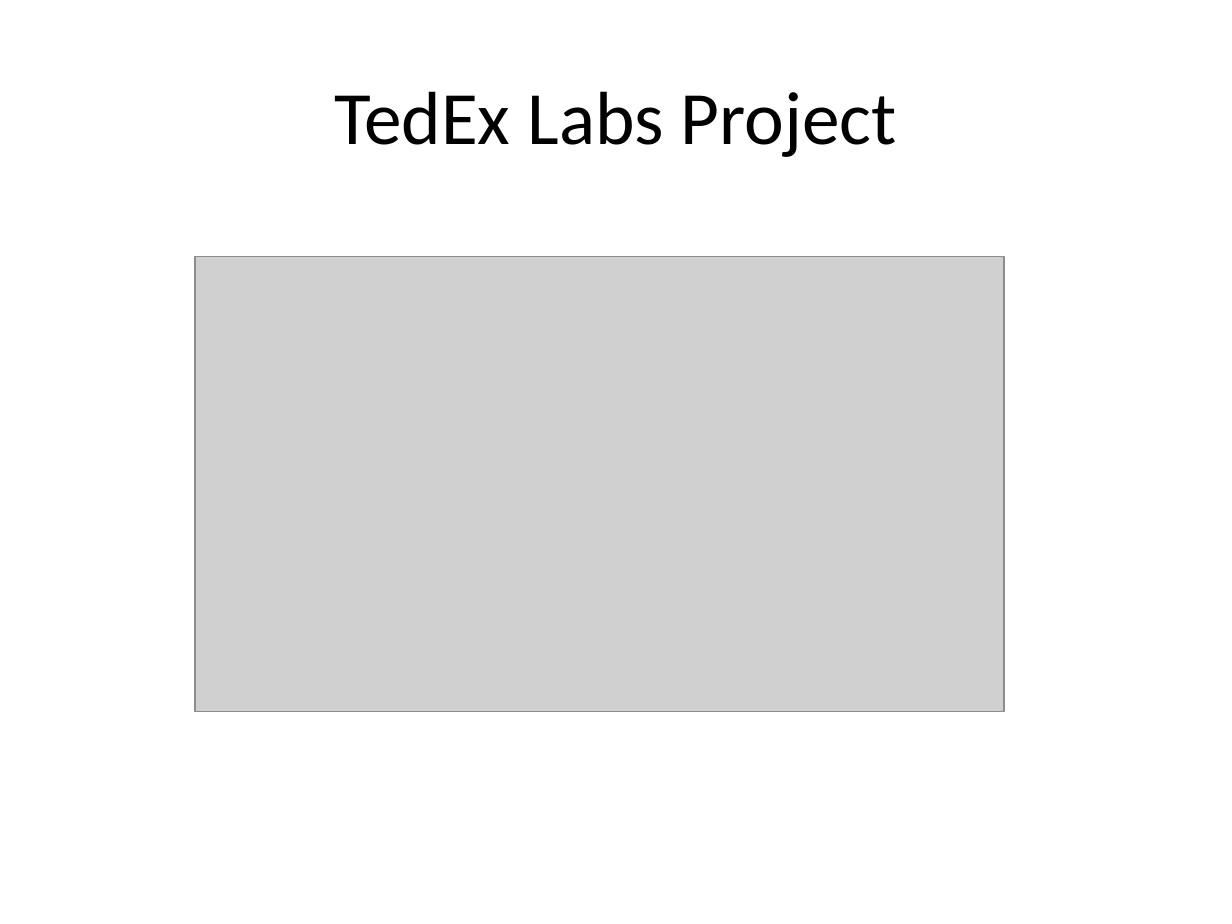
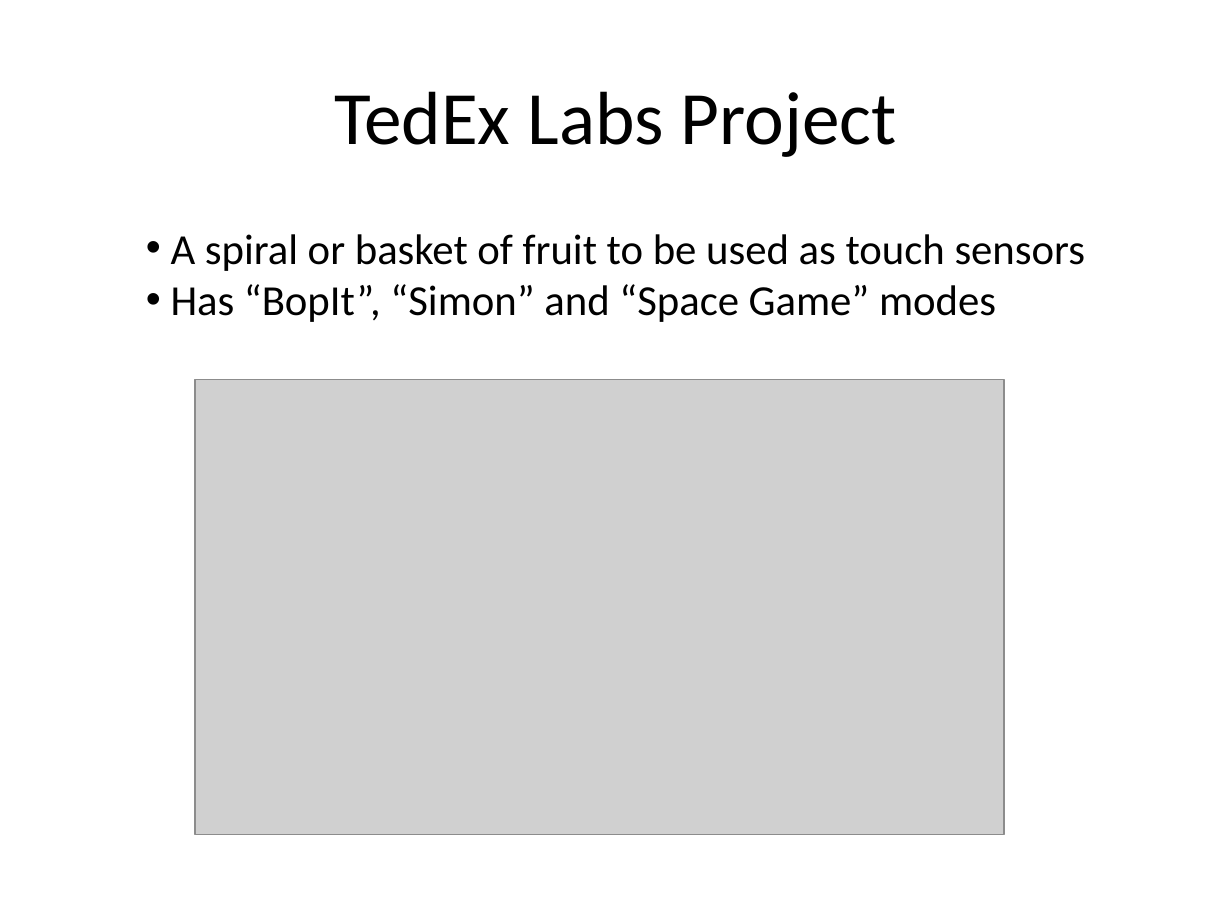
Before and after one commit to ChapResearch/ChapR, a slide deck: slide 7 of ChaprSVN/Promo/Chap Research 2015 Kickoff Presentation.pptx (slide 6 before the commit). Drawn at 1232x924 pixels with LibreOffice and Linux fonts; fonts in the diff are those of the drawing; grey boxes stand for pictures. Boxes give left, top, right and bottom in pixels: in the first picture for what was removed or moved away, otherwise in the second. Text is boxed around its words. In the diff, an @@ line names an element or a change of style, - is before the commit and + after.

```diff
--- a/ChaprSVN/Promo/Chap Research 2015 Kickoff Presentation.pptx
+++ b/ChaprSVN/Promo/Chap Research 2015 Kickoff Presentation.pptx
@@ text added at (171,234,1085,322), 25 pt, text #000000 @@
+• A spiral or basket of fruit to be used as touch sensors
+• Has “BopIt”, “Simon” and “Space Game” modes
@@ picture: place and size @@
-picture at (195,256,1004,711)
+picture at (195,379,1004,834)
```
Also in this commit, not shown: 7 other slides changed, 3 slides added, 1 slide removed.
